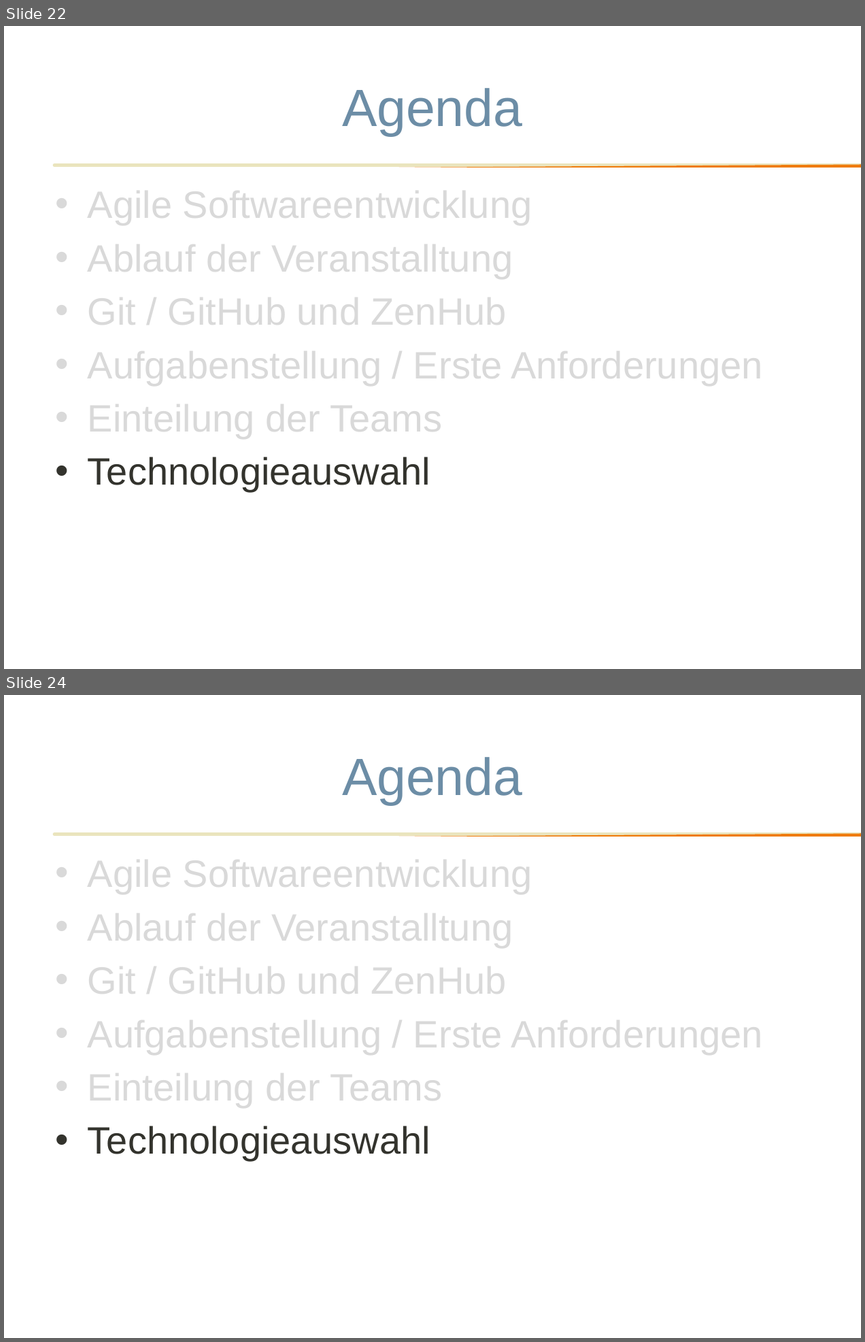
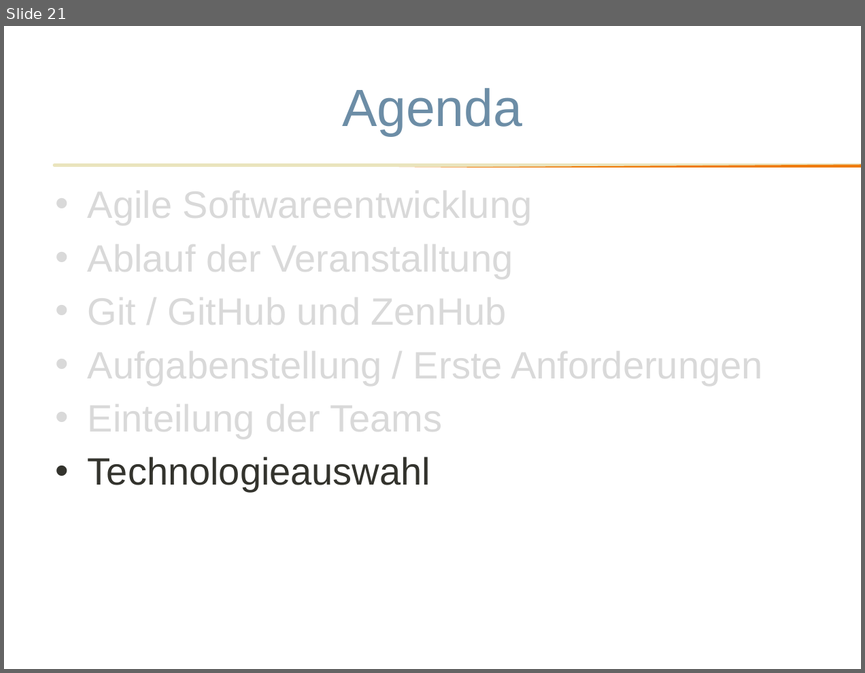
Before and after one commit to BachelorProjektAI-HSFulda/Informationen, a slide deck: ProjektWS1819.pptx. Shown one above the other, each under a label of ours: slides 22 and 24 before the commit, slide 21 after it; the slides between them are not shown. The pictures are 865x1342 and 865x673 pixels, drawn with LibreOffice and Linux fonts; fonts in the diff are those of the drawing; background and template pictures are left out. Boxes give left, top, right and bottom in pixels: in the first picture for what was removed or moved away, otherwise in the second. Text is boxed around its words. In the diff, an @@ line names an element or a change of style, - is before the commit and + after.

```diff
--- a/ProjektWS1819.pptx
+++ b/ProjektWS1819.pptx
@@ slide 24 removed at (x1=4, y1=695, x2=861, y2=1338), background #FFFFFF; not listed: 2 template elements that a slide beside it also shows @@
@@ title removed at (x1=342, y1=757, x2=522, y2=805) @@
-Agenda
@@ text removed at (x1=88, y1=853, x2=762, y2=1161) @@
-• Agile Softwareentwicklung
-• Ablauf der Veranstalltung
-• Git / GitHub und ZenHub
-• Aufgabenstellung / Erste Anforderungen
-• Einteilung der Teams
-• Technologieauswahl
@@ what was slide 22 is now slide 21 @@
```
Also in this commit, not shown: 2 slides changed, 1 other slide removed, 1 other file.
